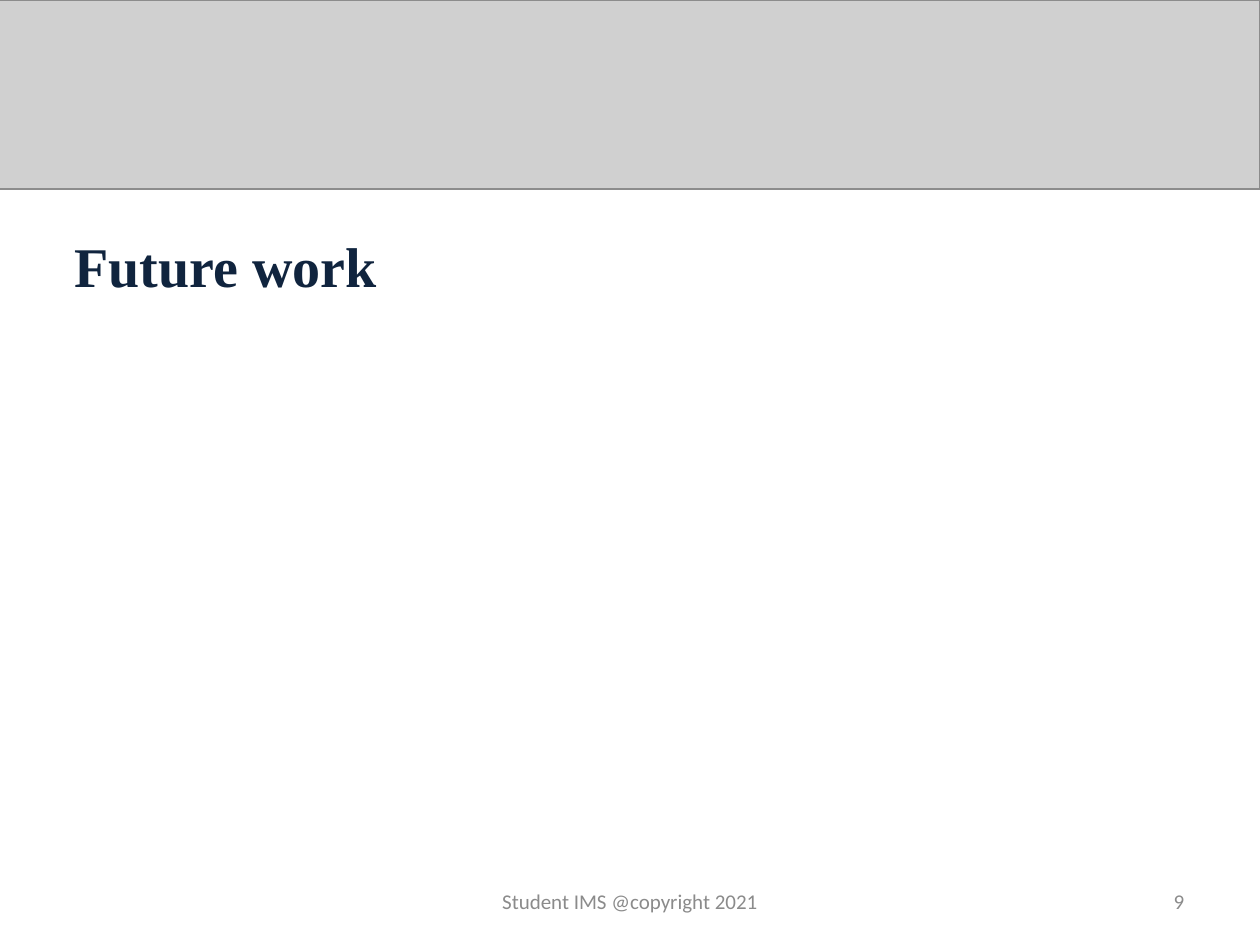
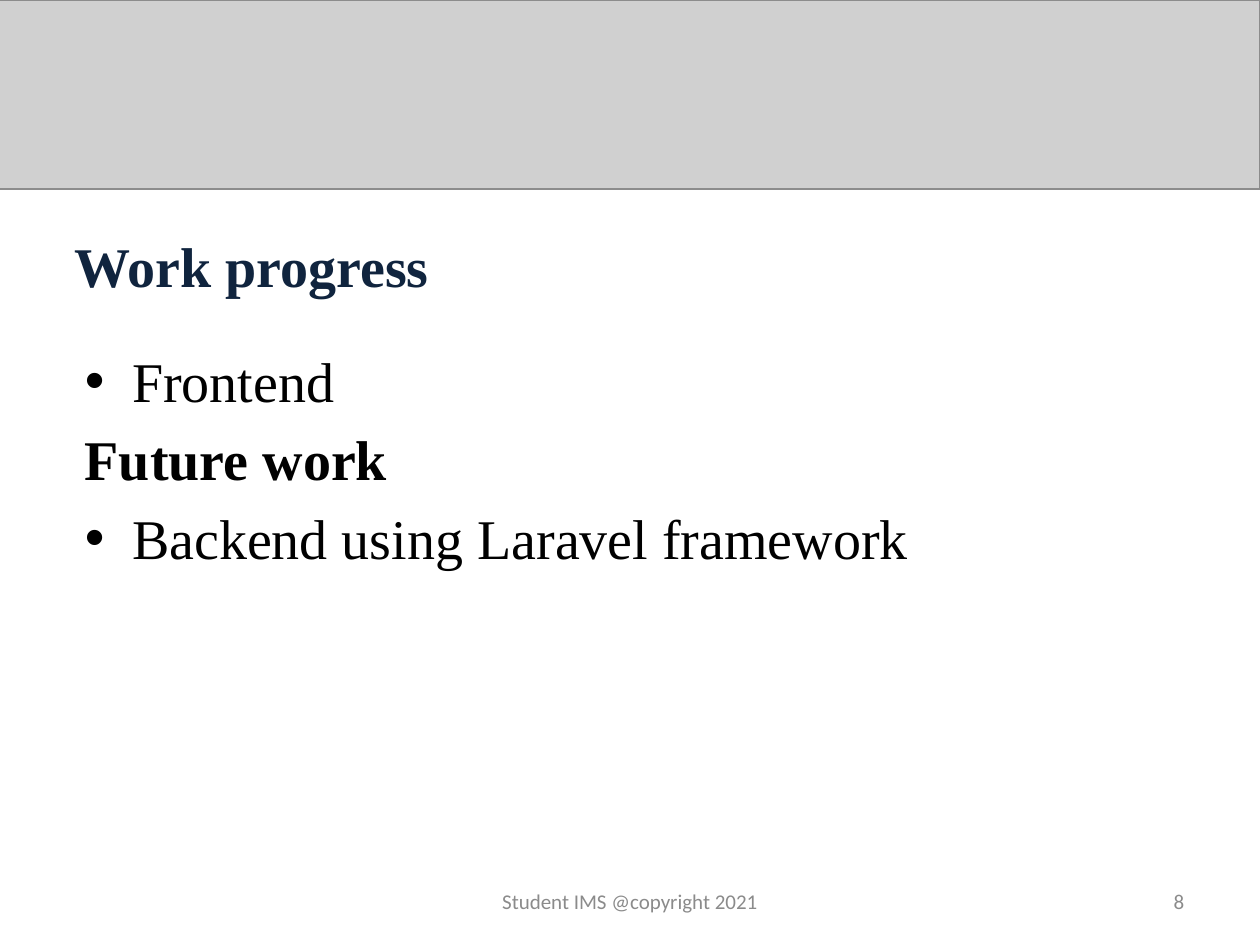
Before and after one commit to github-rinzin/documentation, a slide deck: slide 8 of fifth_review.pptx (slide 9 before the commit). Drawn at 1260x945 pixels with LibreOffice and Linux fonts; fonts in the diff are those of the drawing; grey boxes stand for pictures. Boxes give left, top, right and bottom in pixels: in the first picture for what was removed or moved away, otherwise in the second. Text is boxed around its words. In the diff, an @@ line names an element or a change of style, - is before the commit and + after.

Commit message:
Update

```diff
--- a/fifth_review.pptx
+++ b/fifth_review.pptx
@@ title at [75, 248, 428, 298]: text changed @@
-Future work
+Work progress
@@ text added at [85, 363, 908, 569], 32 pt, text #000000 @@
+• Frontend
+Future work
+• Backend using Laravel framework
@@ page number at [1174, 895, 1185, 909]: text changed @@
-9
+8
```
Also in this commit, not shown: 2 other slides changed, 1 slide removed.
